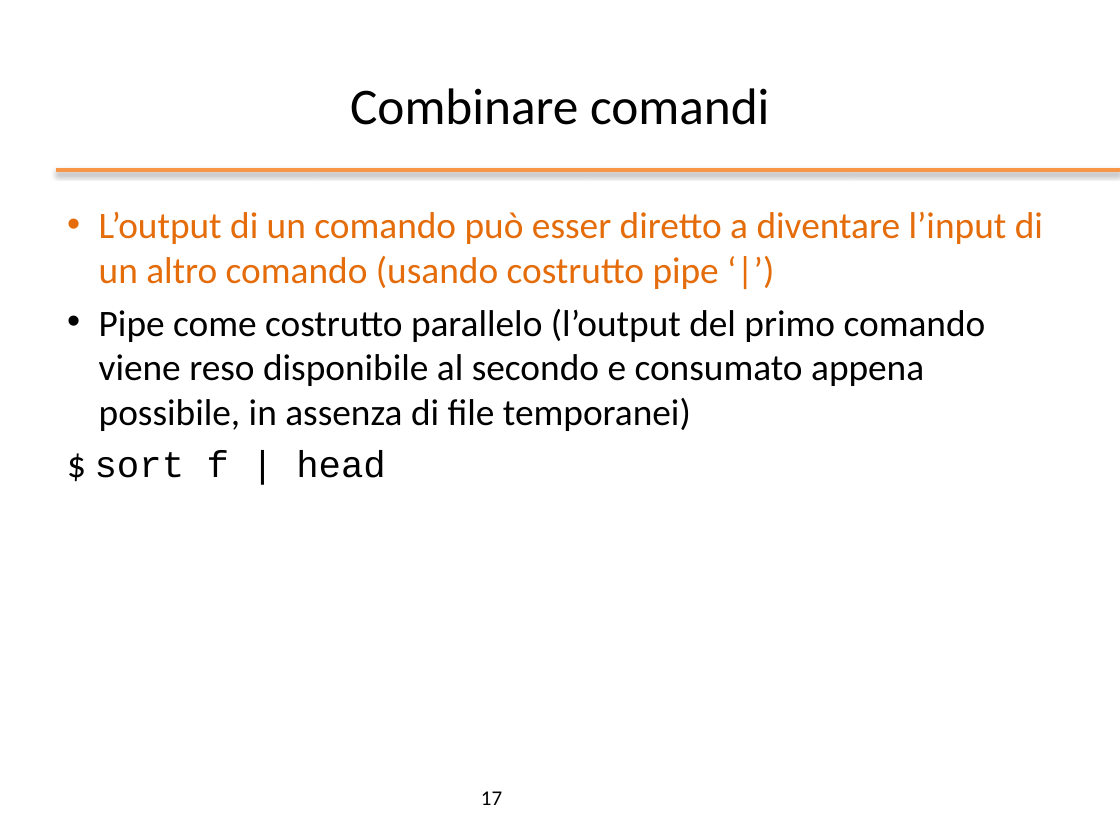
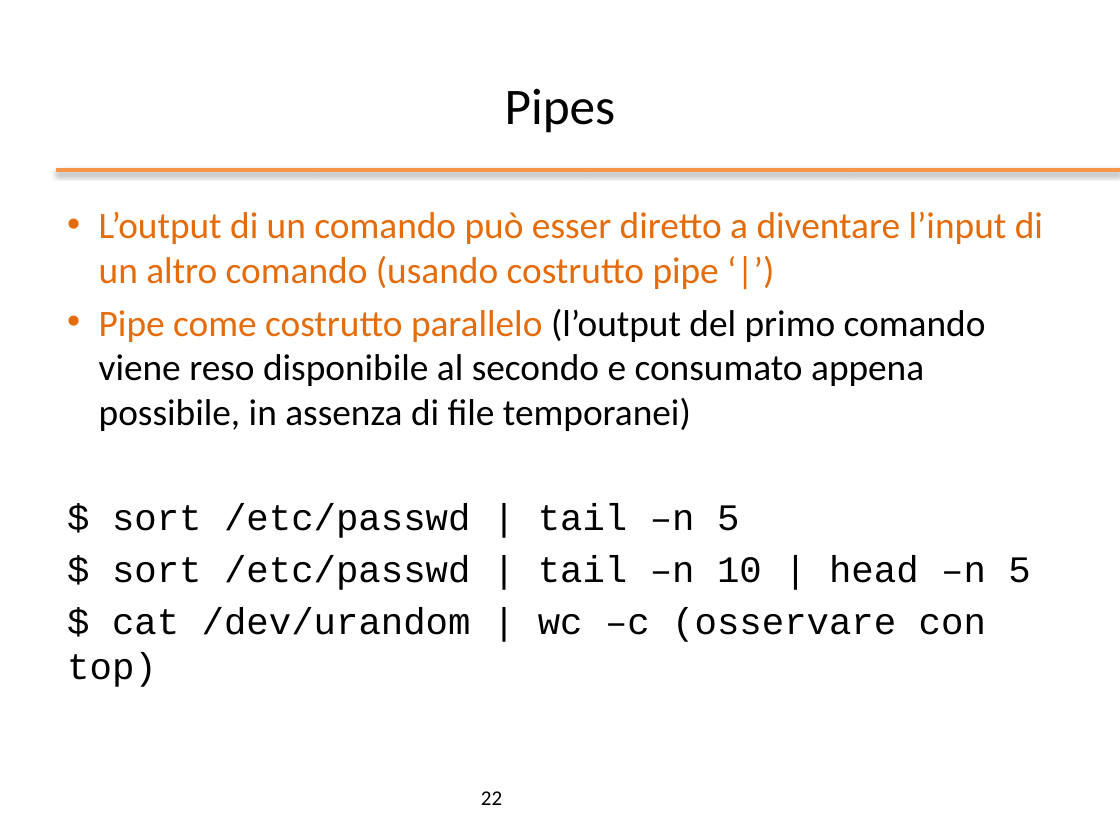
Before and after one commit to nbicocchi/operatingsystemsbsc, a slide deck: slide 22 of slides/ppt/02_Bash Basics.pptx (slide 17 before the commit). Drawn at 1120x840 pixels with LibreOffice and Linux fonts; fonts in the diff are those of the drawing; background and template pictures are left out. Boxes give left, top, right and bottom in pixels: in the first picture for what was removed or moved away, otherwise in the second. Text is boxed around its words. In the diff, an @@ line names an element or a change of style, - is before the commit and + after.

```diff
--- a/slides/ppt/02_Bash Basics.pptx
+++ b/slides/ppt/02_Bash Basics.pptx
@@ title at box(505, 88, 616, 133): text changed @@
-Combinare comandi
+Pipes
@@ text at box(99, 309, 986, 431): text colour #000000 to #E46C0A in "Pipe come costrutto parallelo" @@
@@ text at box(67, 503, 1030, 687): text changed @@
-$ sort f | head
+$ sort /etc/passwd | tail –n 5
+$ sort /etc/passwd | tail –n 10 | head –n 5
+$ cat /dev/urandom | wc –c (osservare con top)
@@ page number at box(481, 791, 502, 805): text changed @@
-17
+22
```
Also in this commit, not shown: 20 other slides changed, 6 slides added, 3 other files.
